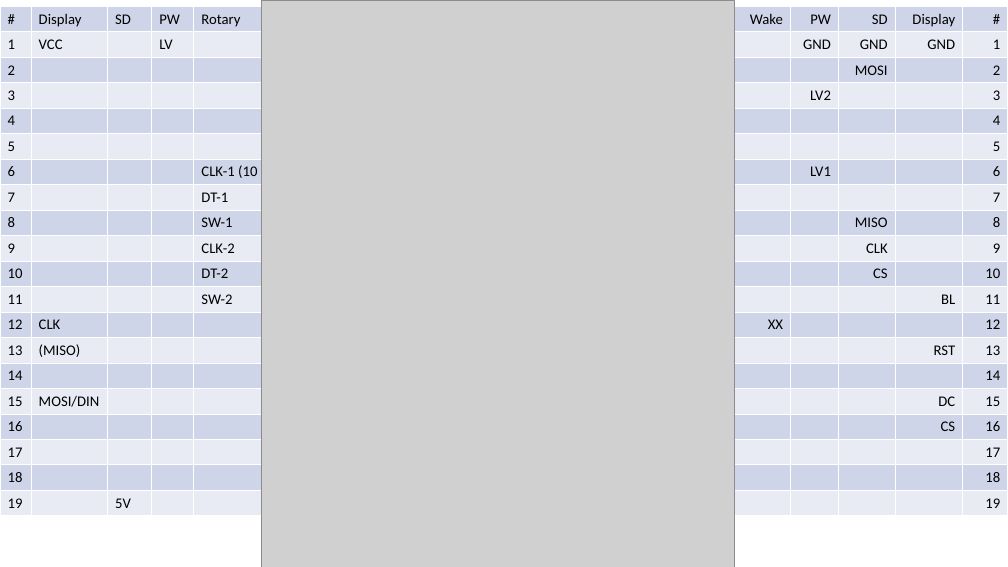
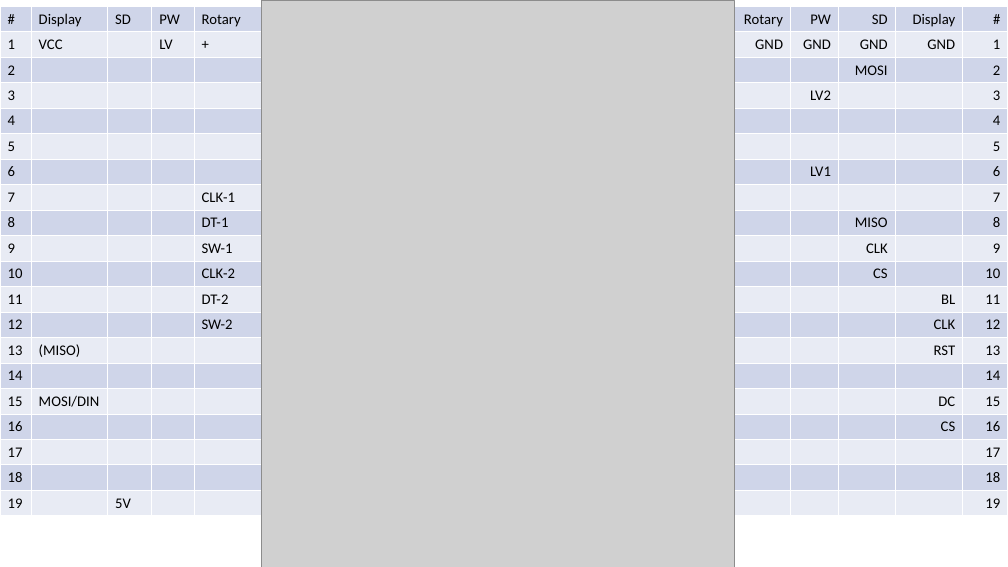
Before and after one commit to jeskes/activityboard, a slide deck: slide 20 of Activityboard.pptx. Drawn at 1008x567 pixels with LibreOffice and Linux fonts; fonts in the diff are those of the drawing; grey boxes stand for pictures. Boxes give left, top, right and bottom in pixels: in the first picture for what was removed or moved away, otherwise in the second. Text is boxed around its words. In the diff, an @@ line names an element or a change of style, - is before the commit and + after.

```diff
--- a/Activityboard.pptx
+++ b/Activityboard.pptx
@@ table at [0,6,1008,515] @@
-row 1, column 6: Wake
+row 1, column 6: Rotary
-row 2, column 5: 
+row 2, column 5: +
-row 2, column 6: 
+row 2, column 6: GND
-row 7, column 5: CLK-1 (10 kΩ)
+row 7, column 5: 
-row 8, column 5: DT-1
+row 8, column 5: CLK-1
-row 9, column 5: SW-1
+row 9, column 5: DT-1
-row 10, column 5: CLK-2
+row 10, column 5: SW-1
-row 11, column 5: DT-2
+row 11, column 5: CLK-2
-row 12, column 5: SW-2
+row 12, column 5: DT-2
-row 13: 12 | CLK |  |  |  | XX |  |  |  | 12
+row 13: 12 |  |  |  | SW-2 |  |  |  | CLK | 12
```
Also in this commit, not shown: 3 other slides changed, 2 slides added.
